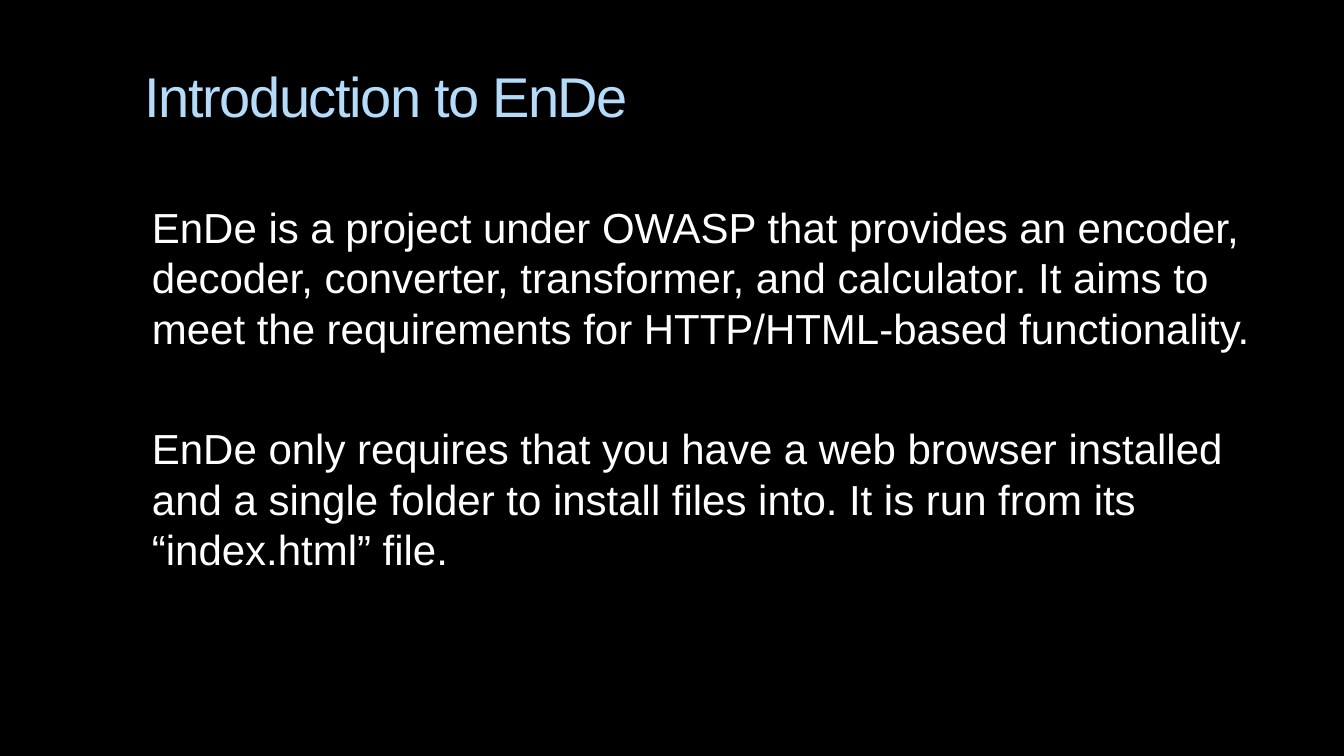
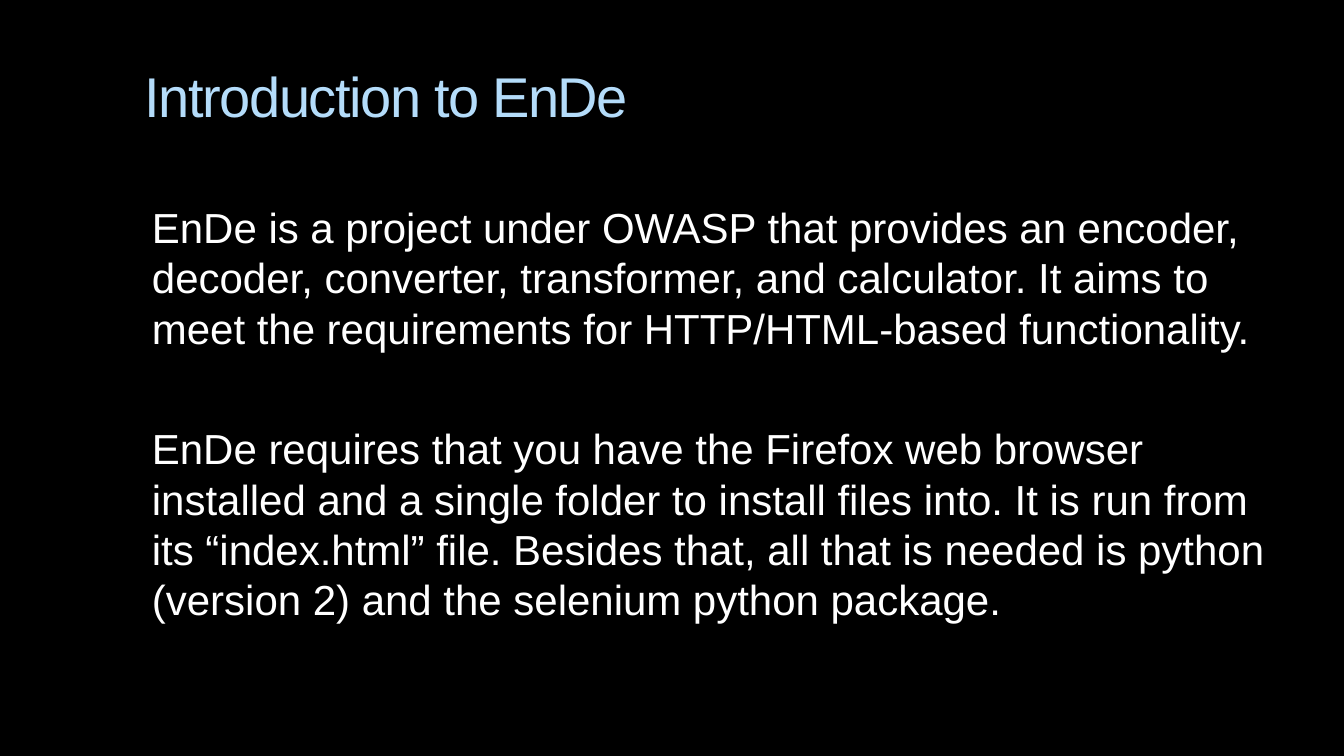
Before and after one commit to CSCI-362-03-2015/Team2, a slide deck: slide 3 of TeamToo_presentation.pptx. Drawn at 1344x756 pixels with LibreOffice and Linux fonts; fonts in the diff are those of the drawing; background and template pictures are left out. Boxes give left, top, right and bottom in pixels: in the first picture for what was removed or moved away, otherwise in the second. Text is boxed around its words. In the diff, an @@ line names an element or a change of style, - is before the commit and + after.

Commit message:
Added New powerpoint and poster

```diff
--- a/TeamToo_presentation.pptx
+++ b/TeamToo_presentation.pptx
@@ text at [152,433,1264,624]: text changed @@
-EnDe only requires that you have a web browser installed and a single folder to install files into. It is run from its “index.html” file.
+EnDe requires that you have the Firefox web browser installed and a single folder to install files into. It is run from its “index.html” file. Besides that, all that is needed is python (version 2) and the selenium python package.
```
Also in this commit, not shown: 5 other slides changed, 3 slides added, 2 other files.
